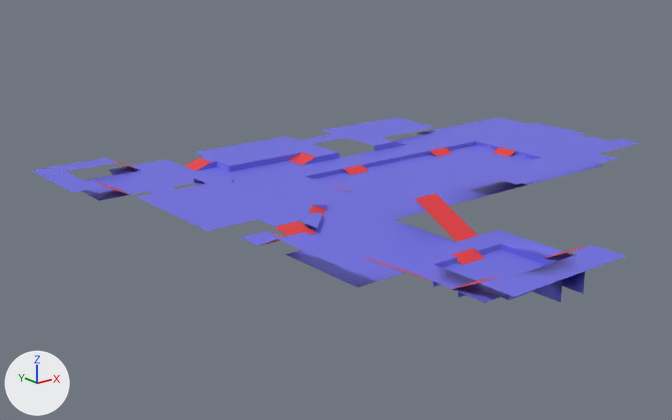
What one commit did to the FBX model Assets/Meshes/Environment/ModularKits/Arena_001/Arena_001_Floor_BaseMESH.fbx.
Camera for both pictures: a 50 mm lens placed at (-107.3, -109.2, 39.9), pointed at (-20.3, -0.5, -3.6). Lighting does not change. The marker at lower left points along +X, +Y and +Z. Where no turn or scale is listed for an object, it has been applied to the vertices. Vertices at the same position are counted once.

Script lines for the objects in view, before the commit:
```python
me_arena001_floor_basemesh = bpy.data.meshes.new('Arena001_Floor_BaseMESH')
me_arena001_floor_basemesh.from_pydata(...)  # 5010 vertices, 3833 faces; spans x -74.0..24.0, y -68.0..14.0, z -1.7..3.0
# faces by material slot: [3809, 24]
me_arena001_floor_basemesh.materials.append(mat_floor_001)  # blue #6e6de7
me_arena001_floor_basemesh.materials.append(mat_stairs_003)  # red #e7363c
ob_arena001_floor_basemesh = bpy.data.objects.new('Arena001_Floor_BaseMESH', me_arena001_floor_basemesh)
ob_arena001_floor_basemesh.location = (18.0, 18.0, 1.0)
```
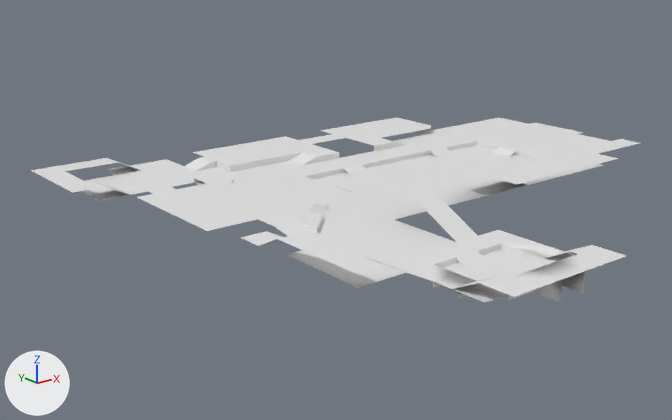
Pixel boxes (x1, y1, x2, y2) of what changed, in the pictures (672 x 420 px):
part 1 of me_arena001_floor_basemesh, deleted
    before: (231, 148, 483, 238)
part 2 of me_arena001_floor_basemesh, deleted (blue)
    before: (62, 117, 627, 289)
part 3 of me_arena001_floor_basemesh, deleted
    before: (546, 245, 590, 258)
part 4 of me_arena001_floor_basemesh, recoloured (blue to white)
    both: (31, 134, 639, 303)
part 5 of me_arena001_floor_basemesh, recoloured (red to white)
    both: (111, 147, 516, 265)

The change, as a diff of the scene's bpy script:
```diff
--- a/Assets/Meshes/Environment/ModularKits/Arena_001/Arena_001_Floor_BaseMESH.fbx.py
+++ b/Assets/Meshes/Environment/ModularKits/Arena_001/Arena_001_Floor_BaseMESH.fbx.py
@@ me_arena001_floor_basemesh @@
 # used by ob_arena001_floor_basemesh; location = (18.0, 18.0, 1.0)
-me_arena001_floor_basemesh.from_pydata(...)  # 5010 vertices, 3833 faces; spans x -74.0..24.0, y -68.0..14.0, z -1.7..3.0
+me_arena001_floor_basemesh.from_pydata(...)  # 301 vertices, 131 faces; spans x -74.0..24.0, y -68.0..14.0, z -1.7..3.0
+# me_arena001_floor_basemesh part 1: 12 loose pieces with 978 vertices, spanning x -62.0..-14.0, y -38.0..0.0, z -1.0..1.0, are deleted
+# me_arena001_floor_basemesh part 2: 3729 vertices removed from x -74.0..24.0, y -63.0..10.0, z -1.7..3.0
+# me_arena001_floor_basemesh part 3: 2 vertices removed from x -38.0..-34.0, y -63.0, z 1.0
+# me_arena001_floor_basemesh part 4: 73 faces spanning x -74.0..10.0, y -68.0..14.0, z -1.7..3.0 switch from mat_floor_001 (blue #6e6de7) to no material
+# me_arena001_floor_basemesh part 5: 9 faces spanning x -61.0..10.0, y -53.0..14.0, z -1.7..3.0 switch from mat_stairs_003 (red #e7363c) to no material
+# me_arena001_floor_basemesh part 6: the surface is now shaded flat
```
